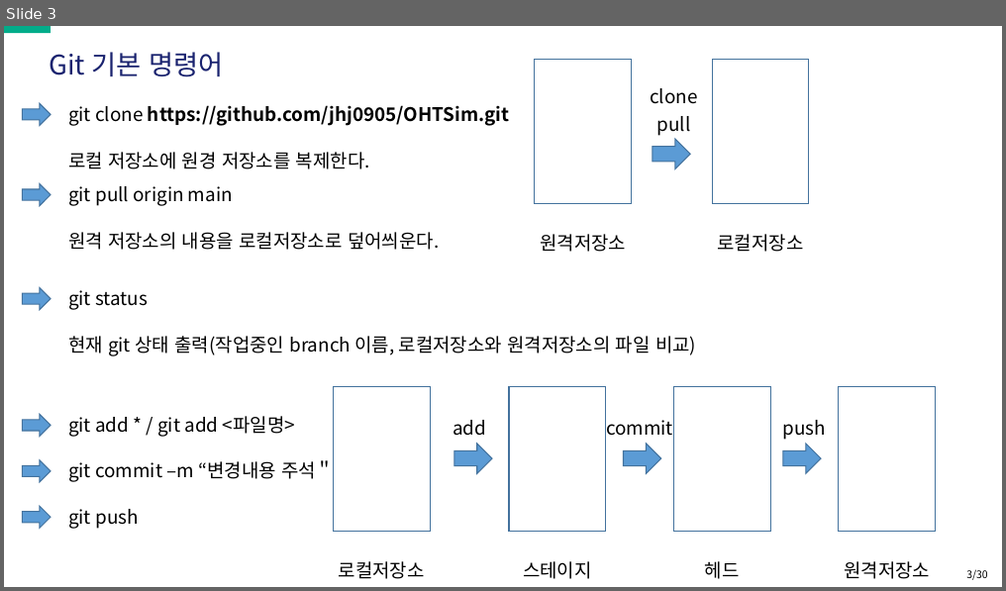
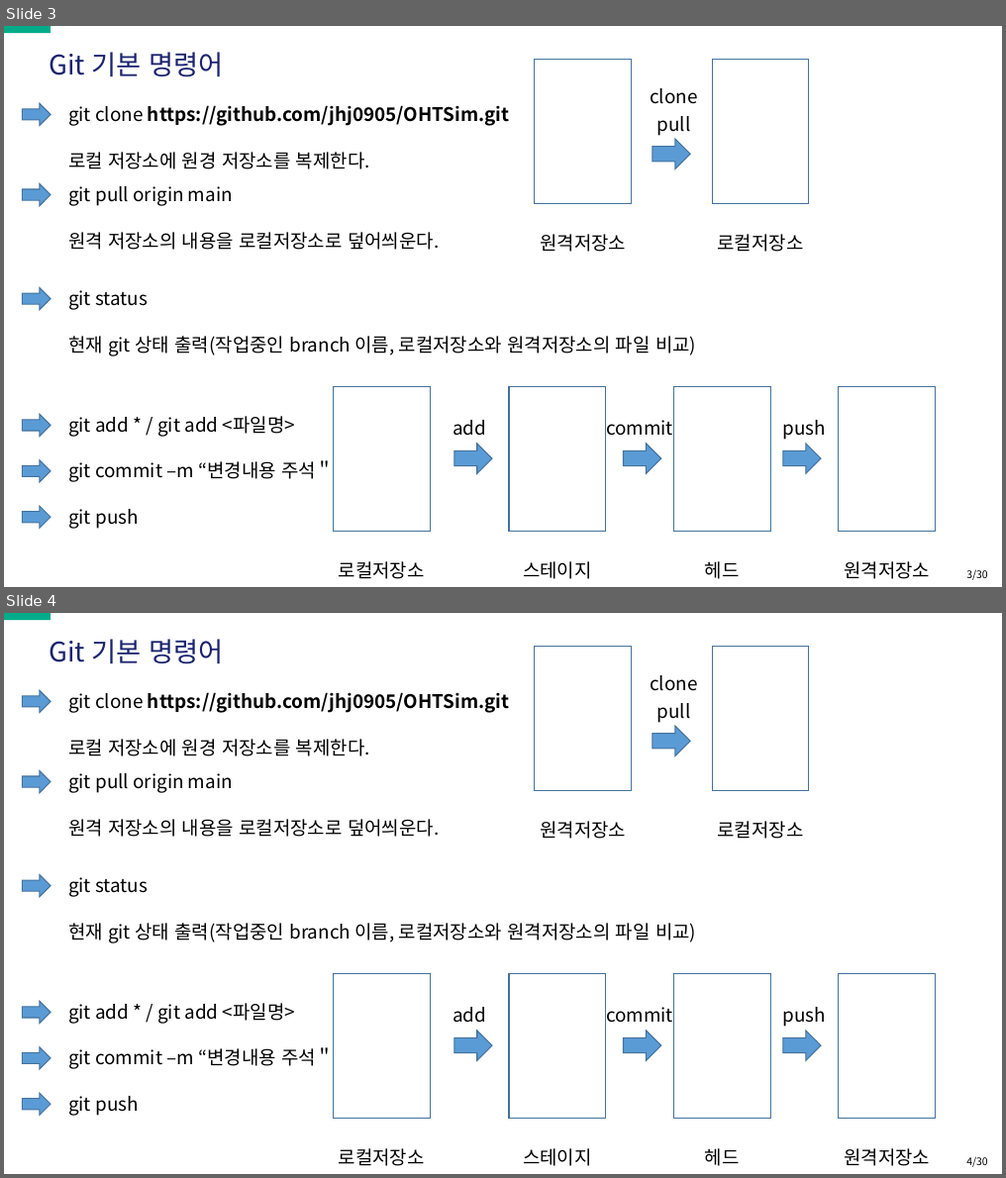
Before and after one commit to jhj0905/OHTSim, a slide deck: (21-33주차) GitHub 스터디_주학종.pptx. Shown one above the other, each under a label of ours: slide 3 before the commit, slides 3 and 4 after it. The pictures are 1006x591 and 1006x1178 pixels, drawn with LibreOffice and Linux fonts; fonts in the diff are those of the drawing. Boxes give left, top, right and bottom in pixels: in the first picture for what was removed or moved away, otherwise in the second. Text is boxed around its words. In the diff, an @@ line names an element or a change of style, - is before the commit and + after.

Commit message:
test

```diff
--- a/(21-33주차) GitHub 스터디_주학종.pptx
+++ b/(21-33주차) GitHub 스터디_주학종.pptx
@@ slide 4 added at bbox=[4, 613, 1002, 1174], background #FFFFFF; not listed: 1 template element that a slide beside it also shows @@
@@ rectangle added at bbox=[4, 613, 51, 620], fill #02AC8A @@
@@ text added at bbox=[50, 639, 223, 664], 26 pt, text #1A236F @@
+Git 기본 명령어
@@ right arrow added at bbox=[22, 691, 51, 713], fill #5B9BD5, outline #43739E 1 pt @@
@@ text added at bbox=[68, 692, 510, 713], 18 pt, text #000000, bold @@
+git clone https://github.com/jhj0905/OHTSim.git
@@ group added at bbox=[535, 647, 809, 839]: 4 texts, 2 rectangles, 1 right arrow @@
+원격저장소
+clone
+로컬저장소
+pull
@@ text added at bbox=[68, 739, 370, 757], 18 pt, text #000000 @@
+로컬 저장소에 원경 저장소를 복제한다.
@@ right arrow added at bbox=[22, 771, 51, 792], fill #5B9BD5, outline #43739E 1 pt @@
@@ text added at bbox=[68, 773, 233, 793], 18 pt, text #000000 @@
+git pull origin main
@@ text added at bbox=[68, 819, 439, 837], 18 pt, text #000000 @@
+원격 저장소의 내용을 로컬저장소로 덮어씌운다.
@@ right arrow added at bbox=[22, 875, 51, 897], fill #5B9BD5, outline #43739E 1 pt @@
@@ text added at bbox=[68, 877, 148, 897], 18 pt, text #000000 @@
+git status
@@ text added at bbox=[68, 923, 696, 944], 18 pt, text #000000 @@
+현재 git 상태 출력(작업중인 branch 이름, 로컬저장소와 원격저장소의 파일 비교)
@@ rectangle added at bbox=[334, 973, 430, 1118], outline #43739E 1 pt @@
@@ rectangle added at bbox=[509, 973, 606, 1118], outline #43739E 1 pt @@
@@ rectangle added at bbox=[674, 973, 770, 1118], outline #43739E 1 pt @@
@@ rectangle added at bbox=[839, 973, 936, 1118], outline #43739E 1 pt @@
@@ right arrow added at bbox=[22, 1001, 51, 1023], fill #5B9BD5, outline #43739E 1 pt @@
@@ text added at bbox=[68, 1003, 295, 1024], 18 pt, text #000000 @@
+git add * / git add <파일명>
@@ text added at bbox=[452, 1007, 486, 1023], 18 pt, text #000000 @@
+add
@@ text added at bbox=[606, 1007, 673, 1023], 18 pt, text #000000 @@
+commit
@@ text added at bbox=[783, 1007, 826, 1027], 18 pt, text #000000 @@
+push
@@ right arrow added at bbox=[22, 1048, 51, 1069], fill #5B9BD5, outline #43739E 1 pt @@
@@ text added at bbox=[68, 1046, 335, 1070], 18 pt, text #000000 @@
+git commit –m “변경내용 주석＂
@@ right arrow added at bbox=[454, 1031, 493, 1060], fill #5B9BD5, outline #43739E 1 pt @@
@@ right arrow added at bbox=[623, 1031, 661, 1060], fill #5B9BD5, outline #43739E 1 pt @@
@@ right arrow added at bbox=[783, 1031, 822, 1060], fill #5B9BD5, outline #43739E 1 pt @@
@@ right arrow added at bbox=[22, 1093, 51, 1115], fill #5B9BD5, outline #43739E 1 pt @@
@@ text added at bbox=[68, 1096, 138, 1116], 18 pt, text #000000 @@
+git push
@@ text added at bbox=[339, 1149, 425, 1166], 18 pt, text #000000 @@
+로컬저장소
@@ text added at bbox=[523, 1149, 592, 1166], 18 pt, text #000000 @@
+스테이지
@@ text added at bbox=[705, 1149, 740, 1166], 18 pt, text #000000 @@
+헤드
@@ text added at bbox=[844, 1149, 930, 1166], 18 pt, text #000000 @@
+원격저장소
```
